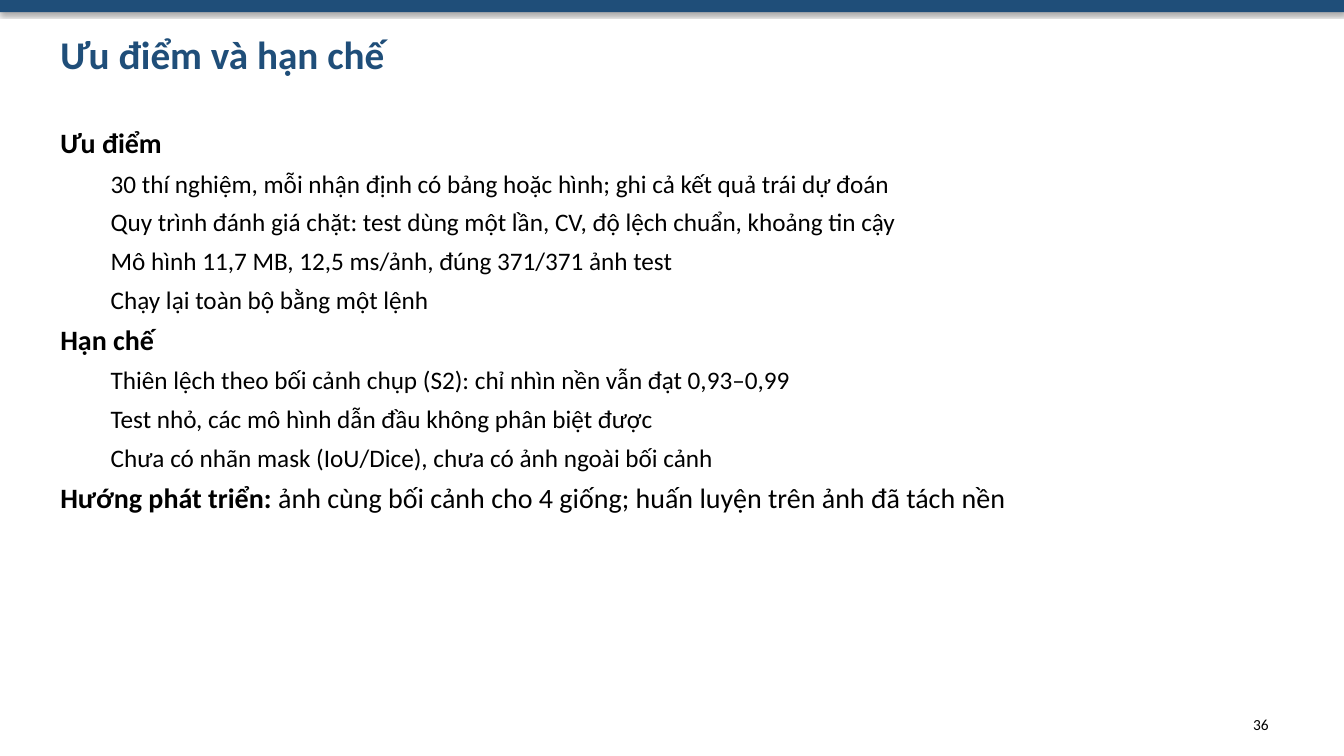
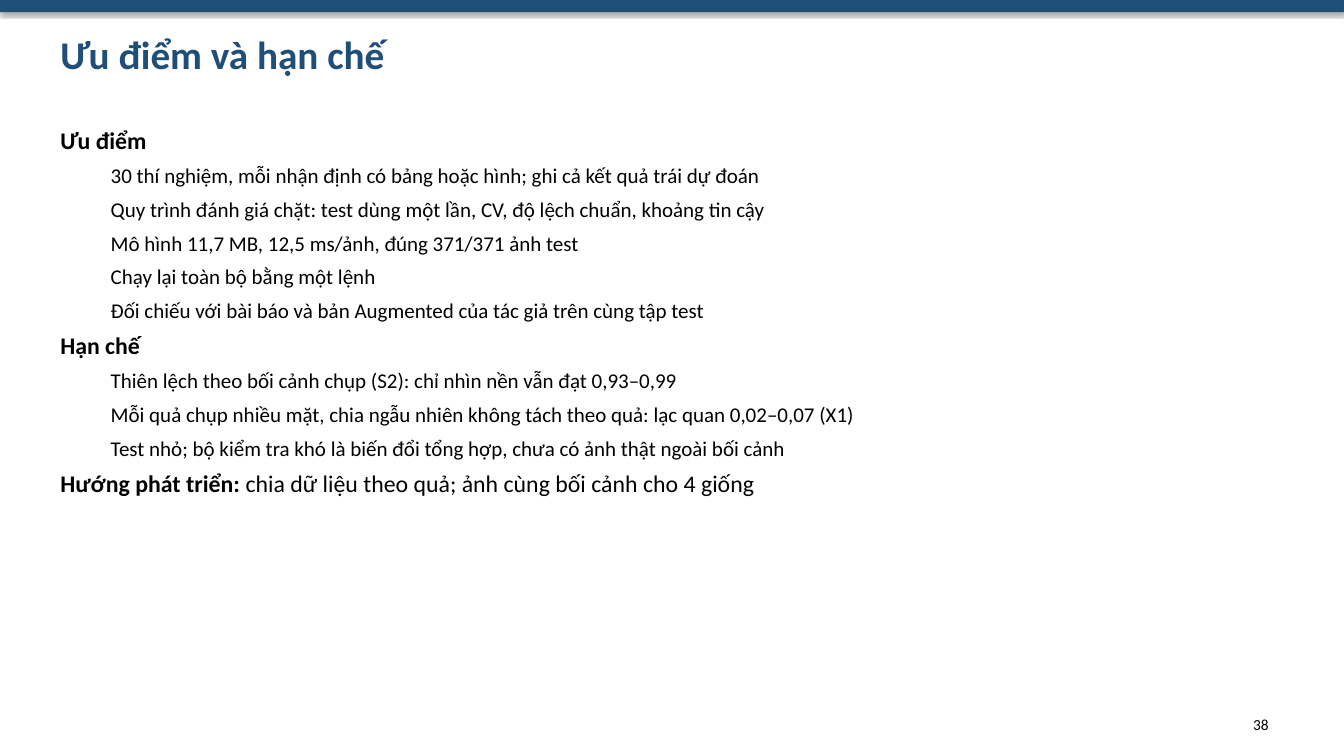
Before and after one commit to Rod-HD/banana-classification, a slide deck: slide 38 of slides/bao-cao-do-an.pptx (slide 36 before the commit). Drawn at 1344x756 pixels with LibreOffice and Linux fonts; fonts in the diff are those of the drawing. Boxes give left, top, right and bottom in pixels: in the first picture for what was removed or moved away, otherwise in the second. Text is boxed around its words. In the diff, an @@ line names an element or a change of style, - is before the commit and + after.

Commit message:
Bước 14: so sánh bốn nhánh; cập nhật báo cáo, slide Beamer style UIT, hỏi đáp, README
- src/compare_arms.py: bảng và hình so sánh G, X-a, X-b, T, B trên test gốc và bộ kiểm tra khó
- report/: thêm mục 4.4 và 5.13, hạn chế mới, tài liệu tham khảo; bảng rộng nằm trên trang ngang trong docx
- slides/: Beamer LaTeX style UIT (39 slide, có bản kèm ghi chú), sinh cùng nguồn với bản pptx
- docs/hoi-dap-bao-ve.md: 51 câu; README: phần mở rộng, bước 10–14
- models/: thêm b_mobilenetv3 huấn luyện có thay nền ngẫu nhiên (nhánh X-b) cho demo
- Nhật ký bước 14

```diff
--- a/slides/bao-cao-do-an.pptx
+++ b/slides/bao-cao-do-an.pptx
@@ text at (x1=60, y1=130, x2=764, y2=392): size 20 to 17 pt in "Ưu điểm", "Hạn chế"; size 18 to 15 pt in "30 thí nghiệm, mỗi nhận định có ...", "Quy trình đánh giá chặt: test dùng ...", "Mô hình 11,7 MB, 12,5 ms/ảnh, đúng ...", "Chạy lại toàn bộ bằng một lệnh" and 1 more places @@
@@ text at (x1=111, y1=302, x2=703, y2=322): paragraph added @@
+  Đối chiếu với bài báo và bản Augmented của tác giả trên cùng tập test
@@ text at (x1=60, y1=405, x2=853, y2=496): text changed; size 18 to 15 pt @@
-  Test nhỏ, các mô hình dẫn đầu không phân biệt được
-  Chưa có nhãn mask (IoU/Dice), chưa có ảnh ngoài bối cảnh
-Hướng phát triển: ảnh cùng bối cảnh cho 4 giống; huấn luyện trên ảnh đã tách nền
+  Mỗi quả chụp nhiều mặt, chia ngẫu nhiên không tách theo quả: lạc quan 0,02–0,07 (X1)
+  Test nhỏ; bộ kiểm tra khó là biến đổi tổng hợp, chưa có ảnh thật ngoài bối cảnh
+Hướng phát triển: chia dữ liệu theo quả; ảnh cùng bối cảnh cho 4 giống
@@ text at (x1=1253, y1=719, x2=1269, y2=730): text changed @@
-36
+38
```
Also in this commit, not shown: 6 other slides changed, 2 slides added, 18 other files.
